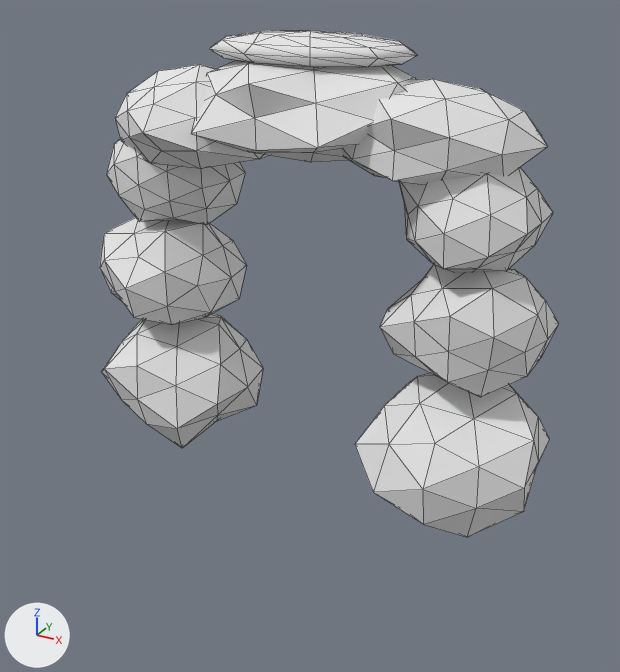
Before and after pictures for a commit that changed the glTF model assets/props/Rocks/RockArch/RockArch.glb.
Camera for both pictures: a 50 mm camera at (7.52, -13.67, 9.74) aimed at (0.32, -0.58, 3.19). Arrows for +X, +Y and +Z are at lower left; the lights stay in place. The picture after the commit comes second. Mesh edges are drawn as thin lines. Where no turn or scale is listed for an object, it has been applied to the vertices. Vertices at exactly the same position are counted once.

In view in the first picture: 'Body'.
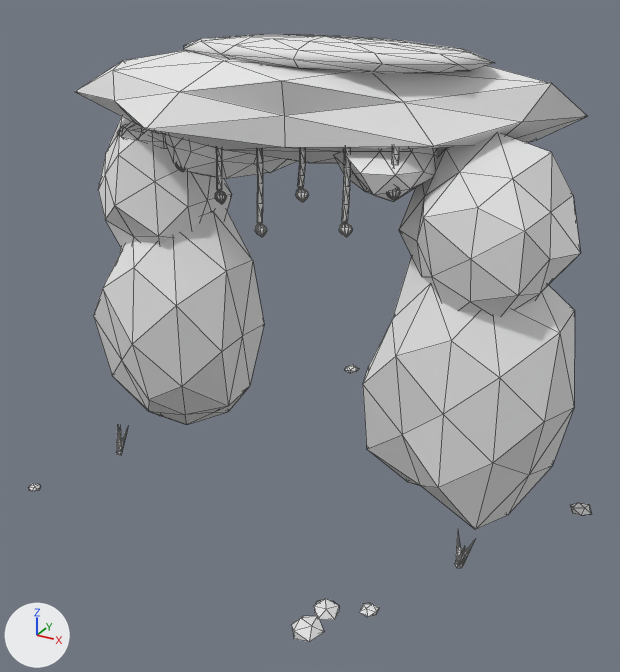
Boxes [x1, y1, x2, y2] around the edits, measured in the pictures (620 x 672 px; the box of a moved part takes in the faces that stretch with it):
'Body', reshaped (23% wider, 20% taller)
    before: [100, 30, 559, 537]
    after: [29, 34, 592, 642]
part 1 of me_mesh_0, moved or reshaped
    before: [100, 217, 247, 325]
    after: [363, 256, 575, 530]
part 2 of me_mesh_0, moved or reshaped
    before: [191, 60, 416, 162]
    after: [75, 50, 587, 163]
part 3 of me_mesh_0, moved or reshaped
    before: [115, 64, 268, 169]
    after: [165, 134, 297, 179]
part 4 of me_mesh_0, moved or reshaped
    before: [341, 79, 547, 185]
    after: [334, 148, 438, 201]
part 5 of me_mesh_0, added
    after: [117, 125, 167, 148]
part 6 of me_mesh_0, rebuilt (50% wider)
    before: [209, 30, 417, 68]
    after: [183, 34, 495, 74]
part 7 of me_mesh_0, rebuilt (6% wider, 58% taller)
    before: [102, 313, 263, 448]
    after: [93, 211, 264, 425]
part 8 of me_mesh_0, rebuilt (17% wider, 72% taller)
    before: [399, 167, 553, 273]
    after: [399, 134, 580, 317]
part 9 of me_mesh_0, rebuilt
    before: [107, 139, 245, 225]
    after: [98, 116, 231, 248]
part 10 of me_mesh_0, reshaped
    before: [355, 265, 559, 537]
    after: [175, 147, 592, 642]
part 11 of me_mesh_0, added
    after: [117, 426, 128, 455]
part 12 of me_mesh_0, added
    after: [345, 365, 359, 373]
part 13 of me_mesh_0, added
    after: [29, 483, 41, 491]

Edits to the bpy script that builds the scene:
```text
Change me_mesh_0:
    used by ob_body; location = (0.0, 0.0, 0.0)
    remove me_mesh_0.from_pydata(...)  # 444 vertices, 820 faces; spans x -4.86..4.72, y -2.0..2.26, z -0.09..8.6
    add me_mesh_0.from_pydata(...)  # 1062 vertices, 1932 faces; spans x -5.13..5.64, y -4.68..4.48, z -0.16..8.53
    me_mesh_0 part 1: the loose piece of 42 vertices spanning x -4.86..-1.83, y -1.54..1.29, z 2.73..4.88 is multiplied about its middle by the matrix ((-1.265, 0.055, 0.0), (-0.074, -0.948, 0.0), (0.0, 0.0, 2.375)), then moved by (6.6, 0.24, -1.19)
    me_mesh_0 part 2: the loose piece of 42 vertices spanning x -2.28..2.27, y -2.0..2.26, z 6.35..8.49 is multiplied about its middle by the matrix ((2.031, -0.152, 0.0), (0.412, 0.748, 0.0), (0.0, 0.0, 1.018)), then moved by (-0.03, -0.04, 0.0)
    me_mesh_0 part 3: the loose piece of 42 vertices spanning x -3.81..-0.27, y -1.96..1.47, z 6.21..7.96 is multiplied about its middle by the matrix ((0.432, -0.449, 0.0), (0.673, 0.288, 0.0), (0.0, 0.0, 0.733)), then moved by (0.63, 0.24, -0.42)
    me_mesh_0 part 4: the loose piece of 42 vertices spanning x 0.39..4.2, y -1.46..2.17, z 6.15..7.92 is multiplied about its middle by the matrix ((-0.333, -0.485, 0.0), (0.727, -0.222, 0.0), (0.0, 0.0, 0.733)), then moved by (-0.8, -0.22, -0.41)
    me_mesh_0 part 5: a new loose piece, a UV sphere (12 segments, 6 rings, poles along z) spanning x -4.2..-2.2, y -0.9..0.7, z 6.32..6.88, in mat_body (its picture is missing)
    me_mesh_0 part 6: the loose piece of 66 vertices spanning x -2.0..2.0, y -1.14..1.14, z 8.0..8.6 is rebuilt with 74 vertices and now spans x -2.7..3.3, y -1.1..1.1, z 7.97..8.53
    me_mesh_0 part 7: the loose piece of 42 vertices spanning x -4.84..-1.51, y -1.58..1.76, z -0.09..2.72 is rebuilt with 42 vertices and now spans x -5.13..-1.48, y -1.49..1.24, z 0.02..5.16
    me_mesh_0 part 8: the loose piece of 42 vertices spanning x 1.88..4.29, y -1.3..1.39, z 4.67..6.77 is rebuilt with 42 vertices and now spans x 1.87..4.97, y -1.15..1.04, z 3.73..7.21
    me_mesh_0 part 9: the loose piece of 42 vertices spanning x -4.3..-1.78, y -1.13..1.36, z 4.84..6.73 is rebuilt with 42 vertices and now spans x -5.1..-2.05, y -1.35..0.87, z 3.57..7.14
    me_mesh_0 part 10: 84 vertices removed from x 1.45..4.72, y -1.81..1.8, z 0.05..4.96; 416 vertices added at x -2.3..5.64, y -4.68..1.1, z -0.16..7.21
    me_mesh_0 part 11: 56 vertices added at x -4.03..-3.73, y -1.61..-1.33, z -0.15..0.53
    me_mesh_0 part 12: 12 vertices added at x -1.35..-0.99, y 4.17..4.48, z 0.02..0.15
    me_mesh_0 part 13: 12 vertices added at x -4.46..-4.18, y -3.69..-3.47, z 0.02..0.12
    other edits to the shape of me_mesh_0 do not show in these pictures
```
